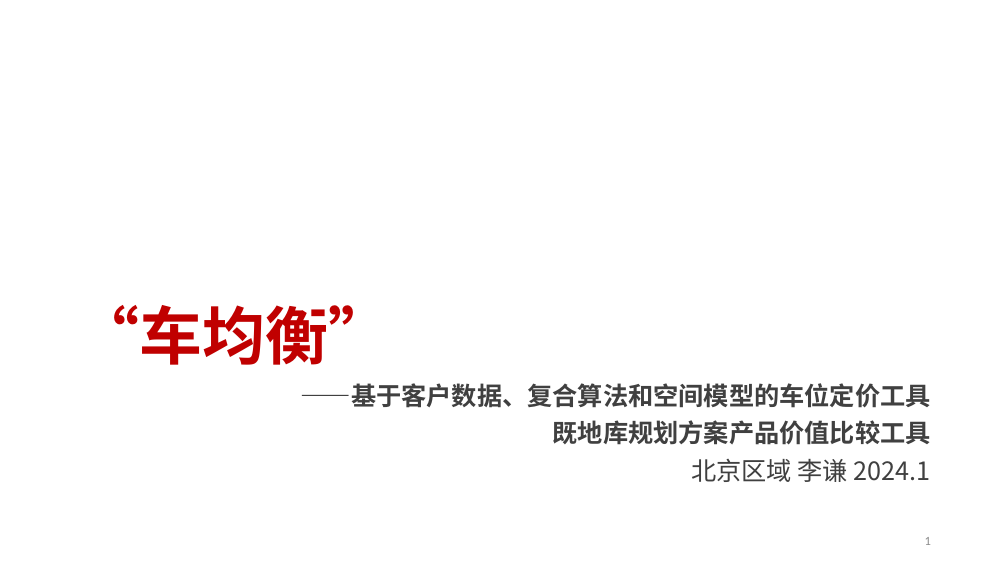
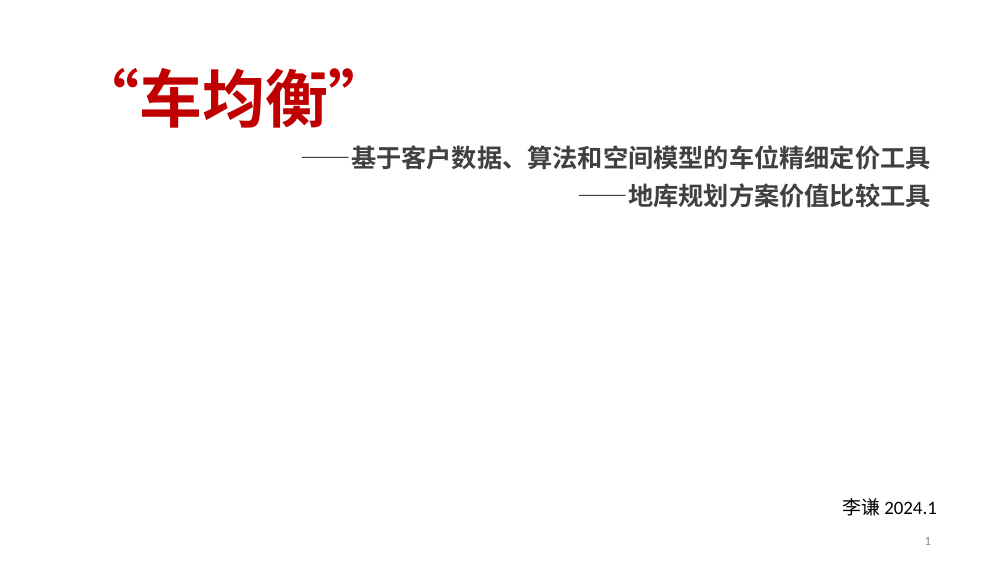
Before and after one commit to ludwigpeking/2409-parking-pricing, a slide deck: slide 1 of 2401-parkingPricing.pptx. Drawn at 1008x567 pixels with LibreOffice and Linux fonts; fonts in the diff are those of the drawing; background and template pictures are left out. Boxes give left, top, right and bottom in pixels: in the first picture for what was removed or moved away, otherwise in the second. Text is boxed around its words. In the diff, an @@ line names an element or a change of style, - is before the commit and + after.

```diff
--- a/2401-parkingPricing.pptx
+++ b/2401-parkingPricing.pptx
@@ title "“车均衡”": place and size @@
-title "“车均衡”" at <box>76,305,391,365</box>
+title "“车均衡”" at <box>76,68,391,128</box>
@@ text at <box>301,145,931,208</box>: text changed @@
-——基于客户数据、复合算法和空间模型的车位定价工具
-既地库规划方案产品价值比较工具
-北京区域 李谦 2024.1
+——基于客户数据、算法和空间模型的车位精细定价工具
+——地库规划方案价值比较工具
@@ text added at <box>842,498,937,516</box>, 18 pt, text #000000 @@
+李谦 2024.1
```
Also in this commit, not shown: 9 other slides changed, 3 slides added, 9 slides removed, 12 other files.
